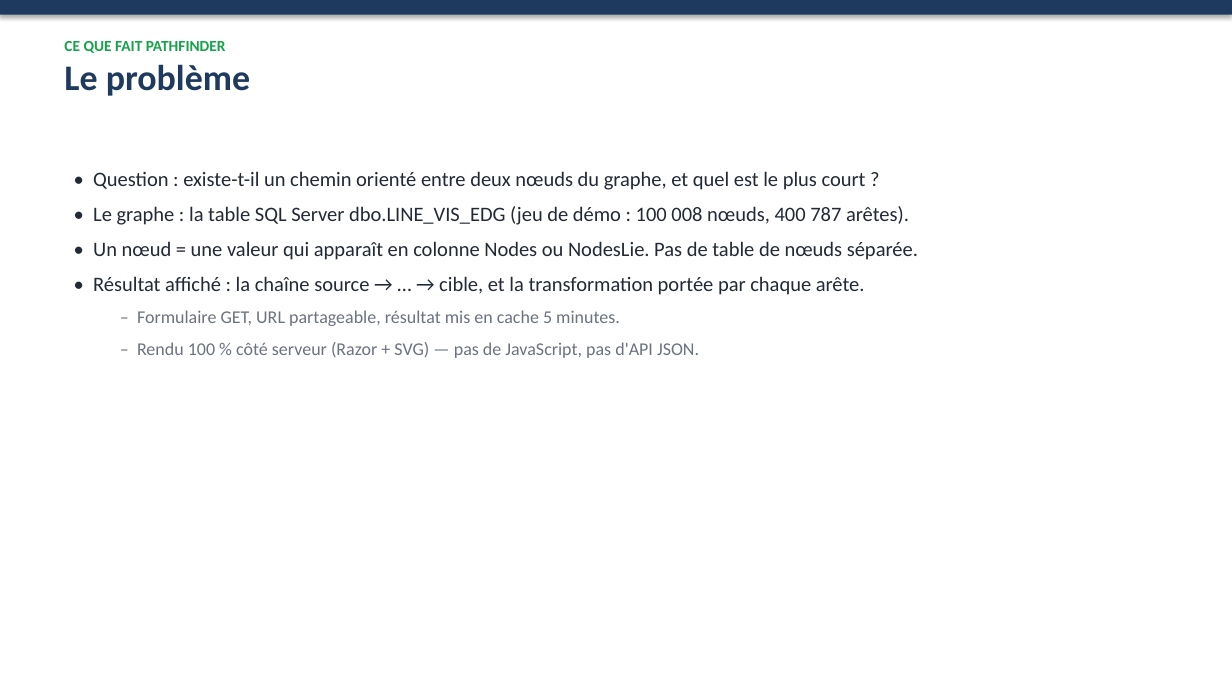
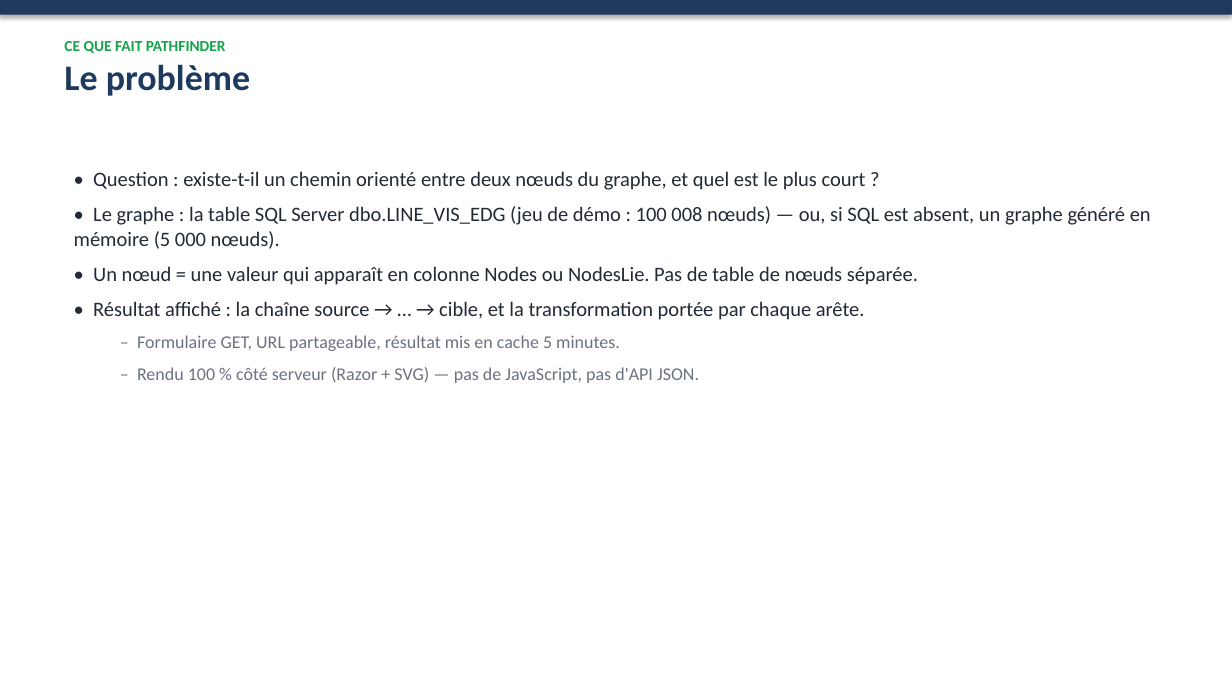
Before and after one commit to AbelMaminiaina/restitutiongraphe, a slide deck: slide 2 of docs/PathFinder-essentiel.pptx. Drawn at 1232x693 pixels with LibreOffice and Linux fonts; fonts in the diff are those of the drawing. Boxes give left, top, right and bottom in pixels: in the first picture for what was removed or moved away, otherwise in the second. Text is boxed around its words. In the diff, an @@ line names an element or a change of style, - is before the commit and + after.

```diff
--- a/docs/PathFinder-essentiel.pptx
+++ b/docs/PathFinder-essentiel.pptx
@@ text at <box>74,206,1151,249</box>: text changed @@
-• Le graphe : la table SQL Server dbo.LINE_VIS_EDG (jeu de démo : 100 008 nœuds, 400 787 arêtes).
+• Le graphe : la table SQL Server dbo.LINE_VIS_EDG (jeu de démo : 100 008 nœuds) — ou, si SQL est absent, un graphe généré en mémoire (5 000 nœuds).
```
Also in this commit, not shown: 4 other slides changed, 1 slide added, 19 other files.
